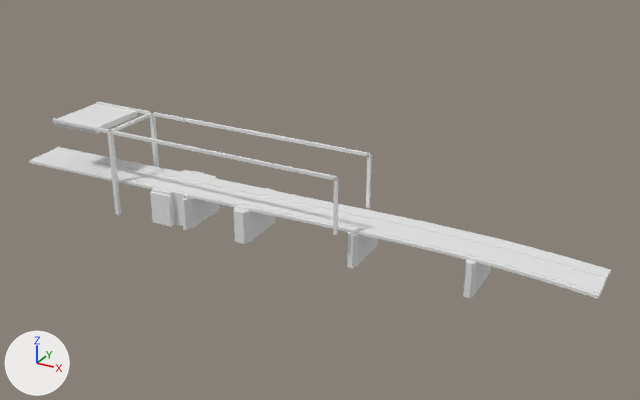
Two versions of the glTF model models/wormerveer/wormerveer-prins-clausbrug/wormerveer-prins-clausbrug.glb, one commit apart.
Camera for both pictures: a camera (50 mm lens) standing at (119.0, -195.3, 102.1) and looking at (9.1, 4.6, 2.2). Lighting does not change. The marker at lower left points along +X, +Y and +Z. The first picture is the older version. Vertices at exactly the same position are counted once.

The first picture shows 'building:balans', 'building:balans 2', 'building:contragewicht', 'building:hamei', 'building:hamei 2', 'building:hangstang', 'building:hangstang 2', 'building:portaal', 'building:sloof', 'building:sloof 3', 'building:sloof 4', 'road:dek', 'road:dek 2', 'road:fietspad 3', 'road:rijbaan regionale weg 4', 'road:rijbaan regionale weg 7', 'road:voetpad 2' and 14 more.
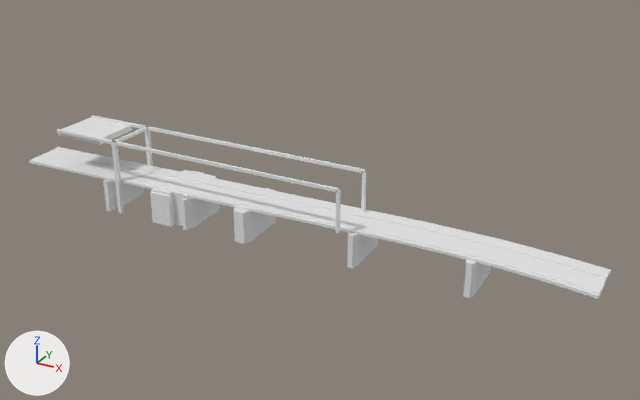
Boxes (x1, y1, x2, y2) around the edits, measured in the pictures (640 x 400 px):
'building:balans 2', moved
    before: (52, 118, 337, 181)
    after: (57, 129, 339, 192)
'building:balans', moved
    before: (96, 101, 370, 157)
    after: (91, 115, 365, 173)
'building:contragewicht', moved, rescaled (12% narrower, 6% shorter)
    before: (54, 104, 137, 134)
    after: (59, 117, 132, 145)
'building:sloof', reshaped (31% wider, 11% shorter)
    before: (347, 232, 378, 268)
    after: (103, 179, 144, 211)
'building:hamei 2', moved, rescaled (7% narrower, 14% shorter)
    before: (107, 130, 121, 215)
    after: (111, 140, 124, 213)
'building:hamei', moved, rescaled
    before: (149, 112, 159, 167)
    after: (145, 126, 153, 192)
'building:hangstang', moved, rescaled
    before: (366, 154, 372, 208)
    after: (361, 171, 366, 212)
'building:hangstang 2', moved, rescaled (24% shorter)
    before: (333, 178, 338, 235)
    after: (336, 190, 341, 233)
'building:portaal', moved, rescaled (23% narrower, 11% shorter)
    before: (110, 113, 152, 131)
    after: (115, 126, 147, 142)
part 1 of me_sloof, added
    after: (103, 179, 144, 211)
'building:sloof 5', unchanged, uncovered by the edit
    after: (150, 171, 220, 230)

What changed in the scene script:
```text
Change me_sloof:
    remove me_sloof.from_pydata(...)  # 168 vertices, 332 faces; spans x 22.5..25.7, y -6.7..10.2, z -10.0..-0.4
    add me_sloof.from_pydata(...)  # 204 vertices, 412 faces; spans x -58.9..-55.8, y -9.6..7.6, z -10.0..-0.4
    me_sloof part 1: 204 vertices added at x -58.9..-55.8, y -9.6..7.6, z -10.0..-0.4
    other edits to the shape of me_sloof do not show in these pictures
Change me_hamei:
    remove me_hamei.from_pydata(...)  # 8 vertices, 12 faces; spans x -53.5..-52.3, y 9.1..10.3, z -10.0..16.8
    add me_hamei.from_pydata(...)  # 8 vertices, 12 faces; spans x -53.5..-52.3, y 6.1..7.3, z -10.0..13.0
    me_hamei part 2: the whole mesh is scaled about its middle by (1, 1, 0.859), then moved by (0.0, -3.0, -1.9)
Change me_hamei_2:
    remove me_hamei_2.from_pydata(...)  # 8 vertices, 12 faces; spans x -53.5..-52.3, y -10.3..-9.1, z -10.0..16.8
    add me_hamei_2.from_pydata(...)  # 8 vertices, 12 faces; spans x -53.5..-52.3, y -9.0..-7.8, z -10.0..13.0
    me_hamei_2 part 3: the whole mesh is scaled about its middle by (1, 1, 0.859), then moved by (0.0, 1.3, -1.9)
Change me_portaal:
    remove me_portaal.from_pydata(...)  # 8 vertices, 12 faces; spans x -53.3..-52.4, y -9.7..9.7, z 15.9..16.8
    add me_portaal.from_pydata(...)  # 8 vertices, 12 faces; spans x -53.3..-52.4, y -8.4..6.7, z 12.1..13.0
    me_portaal part 4: the whole mesh is scaled about its middle by (1, 0.783, 1), then moved by (0.0, -0.9, -3.8)
Change me_balans:
    remove me_balans.from_pydata(...)  # 8 vertices, 12 faces; spans x -75.2..21.6, y 9.2..10.1, z 15.9..16.8
    add me_balans.from_pydata(...)  # 8 vertices, 12 faces; spans x -75.2..21.6, y 6.3..7.2, z 12.1..13.0
    me_balans part 5: the whole mesh is moved by (0.0, -3.0, -3.8)
Change me_hangstang:
    remove me_hangstang.from_pydata(...)  # 8 vertices, 12 faces; spans x 21.2..22.1, y 9.2..10.1, z 0.6..16.3
    add me_hangstang.from_pydata(...)  # 8 vertices, 12 faces; spans x 21.2..22.1, y 6.3..7.2, z 0.6..12.5
    me_hangstang part 6: the whole mesh is scaled about its middle by (1, 1, 0.759), then moved by (0.0, -3.0, -1.9)
Change me_balans_2:
    remove me_balans_2.from_pydata(...)  # 8 vertices, 12 faces; spans x -75.2..21.6, y -10.1..-9.2, z 15.9..16.8
    add me_balans_2.from_pydata(...)  # 8 vertices, 12 faces; spans x -75.2..21.6, y -8.9..-8.0, z 12.1..13.0
    me_balans_2 part 7: the whole mesh is moved by (0.0, 1.3, -3.8)
Change me_hangstang_2:
    remove me_hangstang_2.from_pydata(...)  # 8 vertices, 12 faces; spans x 21.2..22.1, y -10.1..-9.2, z 0.6..16.3
    add me_hangstang_2.from_pydata(...)  # 8 vertices, 12 faces; spans x 21.2..22.1, y -8.9..-8.0, z 0.6..12.5
    me_hangstang_2 part 8: the whole mesh is scaled about its middle by (1, 1, 0.759), then moved by (0.0, 1.3, -1.9)
Change me_contragewicht:
    remove me_contragewicht.from_pydata(...)  # 8 vertices, 12 faces; spans x -75.2..-58.9, y -9.4..9.4, z 14.6..16.3
    add me_contragewicht.from_pydata(...)  # 8 vertices, 12 faces; spans x -75.2..-58.9, y -8.1..6.4, z 10.8..12.5
    me_contragewicht part 9: the whole mesh is scaled about its middle by (1, 0.776, 1), then moved by (0.0, -0.9, -3.8)
```
